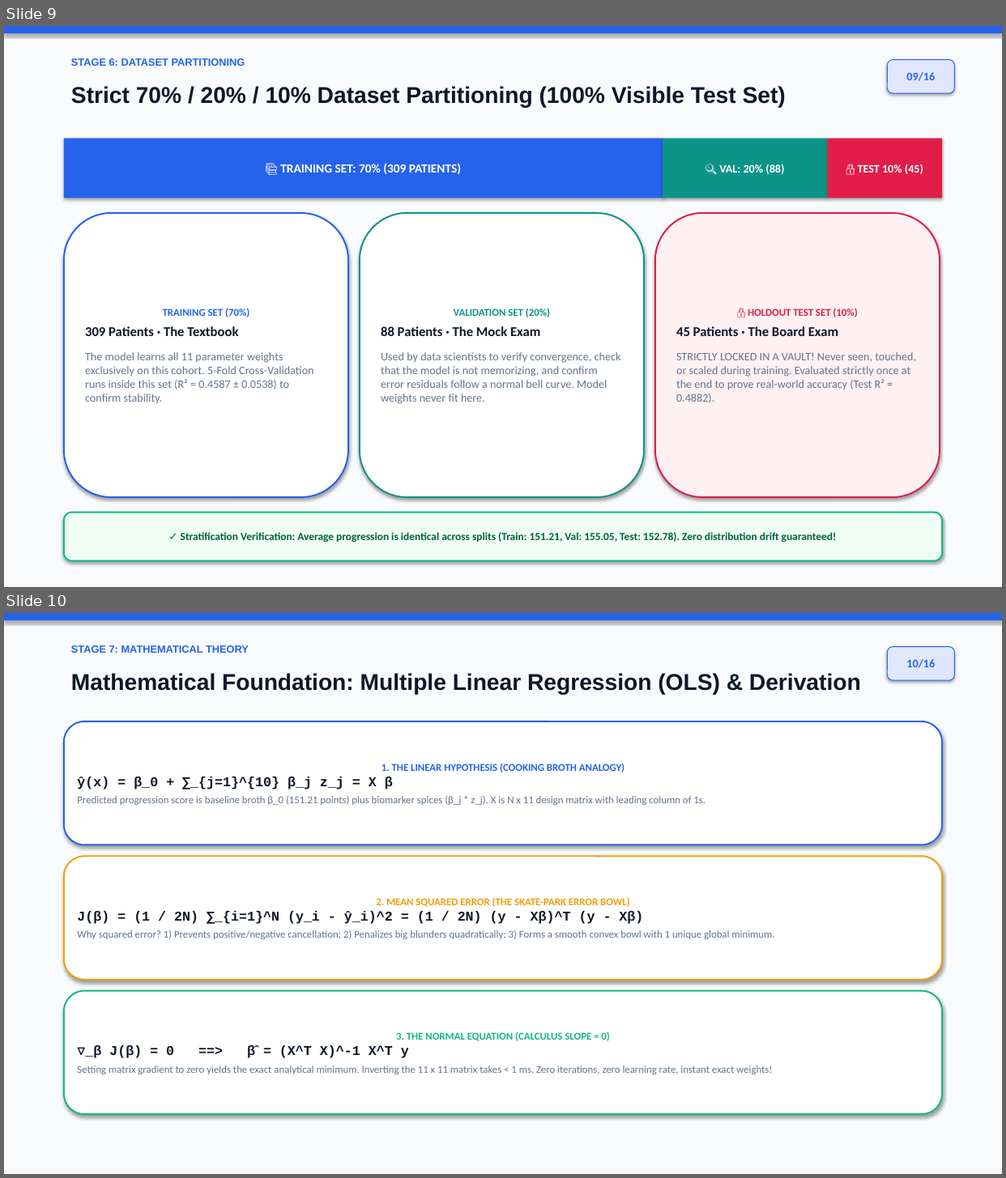
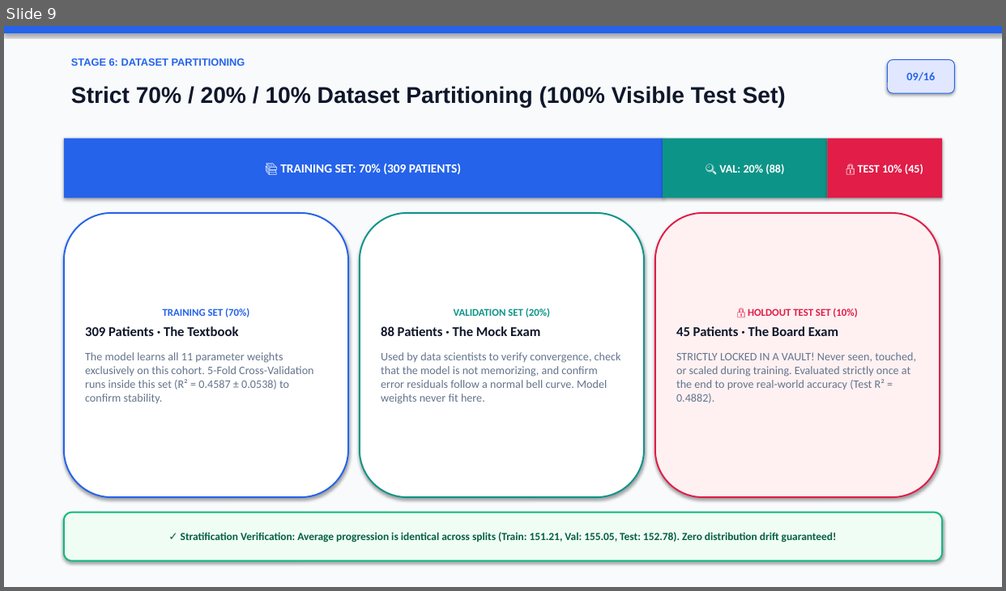
Before and after one commit to darrehanrasool/Lab, a slide deck: 4 Diabetes Progression Prediction/Diabetes_Progression_Conference_Presentation.pptx. Shown one above the other, each under a label of ours: slides 9 and 10 before the commit, slide 9 after it. The pictures are 1006x1178 and 1006x591 pixels, drawn with LibreOffice and Linux fonts; fonts in the diff are those of the drawing. Boxes give left, top, right and bottom in pixels: in the first picture for what was removed or moved away, otherwise in the second. Text is boxed around its words. In the diff, an @@ line names an element or a change of style, - is before the commit and + after.

```diff
--- a/4 Diabetes Progression Prediction/Diabetes_Progression_Conference_Presentation.pptx
+++ b/4 Diabetes Progression Prediction/Diabetes_Progression_Conference_Presentation.pptx
@@ slide 10 removed at bbox=[4, 613, 1002, 1174], background #FFFFFF @@
@@ rectangle removed at bbox=[4, 613, 1002, 1174] @@
@@ rectangle removed at bbox=[4, 613, 1002, 620] @@
@@ text removed at bbox=[71, 645, 249, 653] @@
-STAGE 7: MATHEMATICAL THEORY
@@ rounded rectangle removed at bbox=[888, 647, 955, 680] @@
-10/16
@@ text removed at bbox=[71, 673, 861, 695] @@
-Mathematical Foundation: Multiple Linear Regression (OLS) & Derivation
@@ rounded rectangle removed at bbox=[64, 722, 942, 845] @@
-1. THE LINEAR HYPOTHESIS (COOKING BROTH ANALOGY)
-ŷ(x) = β_0 + ∑_{j=1}^{10} β_j z_j = X β
-Predicted progression score is baseline broth β_0 (151.21 points) plus biomarker spices (β_j * z_j). X is N x 11 design matrix with leading column of 1s.
@@ rounded rectangle removed at bbox=[64, 856, 942, 980] @@
-2. MEAN SQUARED ERROR (THE SKATE-PARK ERROR BOWL)
-J(β) = (1 / 2N) ∑_{i=1}^N (y_i - ŷ_i)^2 = (1 / 2N) (y - Xβ)^T (y - Xβ)
-Why squared error? 1) Prevents positive/negative cancellation; 2) Penalizes big blunders quadratically; 3) Forms a smooth convex bowl with 1 unique global minimum.
@@ rounded rectangle removed at bbox=[64, 991, 942, 1114] @@
-3. THE NORMAL EQUATION (CALCULUS SLOPE = 0)
-∇_β J(β) = 0 ==> β̂ = (X^T X)^-1 X^T y
-Setting matrix gradient to zero yields the exact analytical minimum. Inverting the 11 x 11 matrix takes < 1 ms. Zero iterations, zero learning rate, instant exact weights!
```
Also in this commit, not shown: 2 slides changed, 2 slides added, 1 other slide removed, 1 other file.
